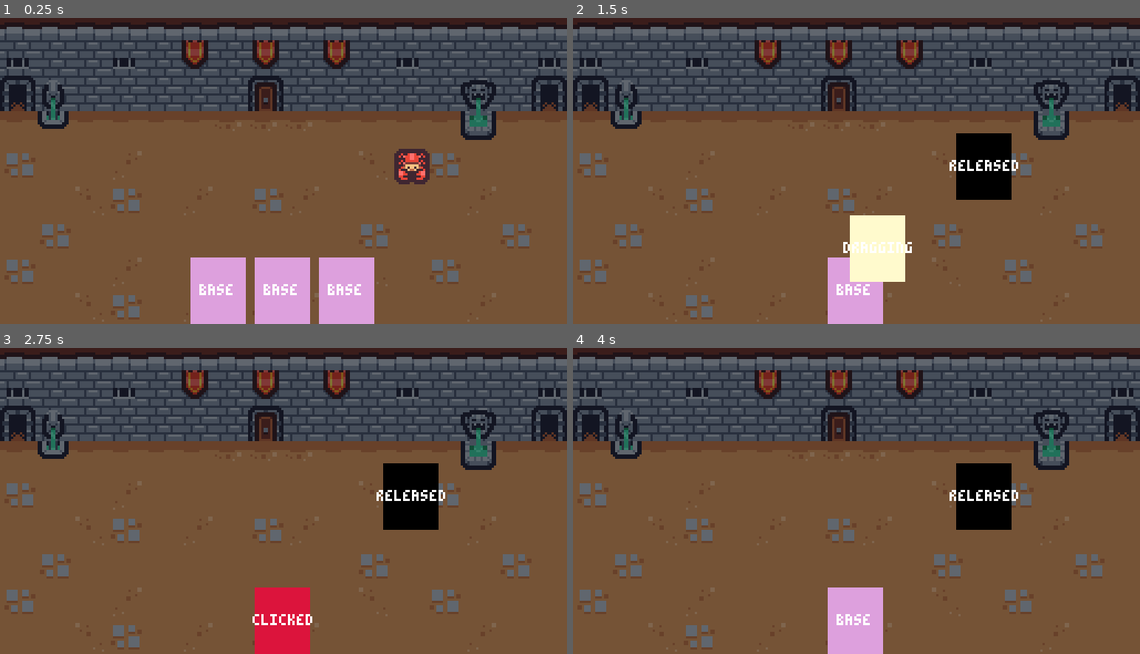
Above: before the commit, frames 1-4 (two rows, left to right).
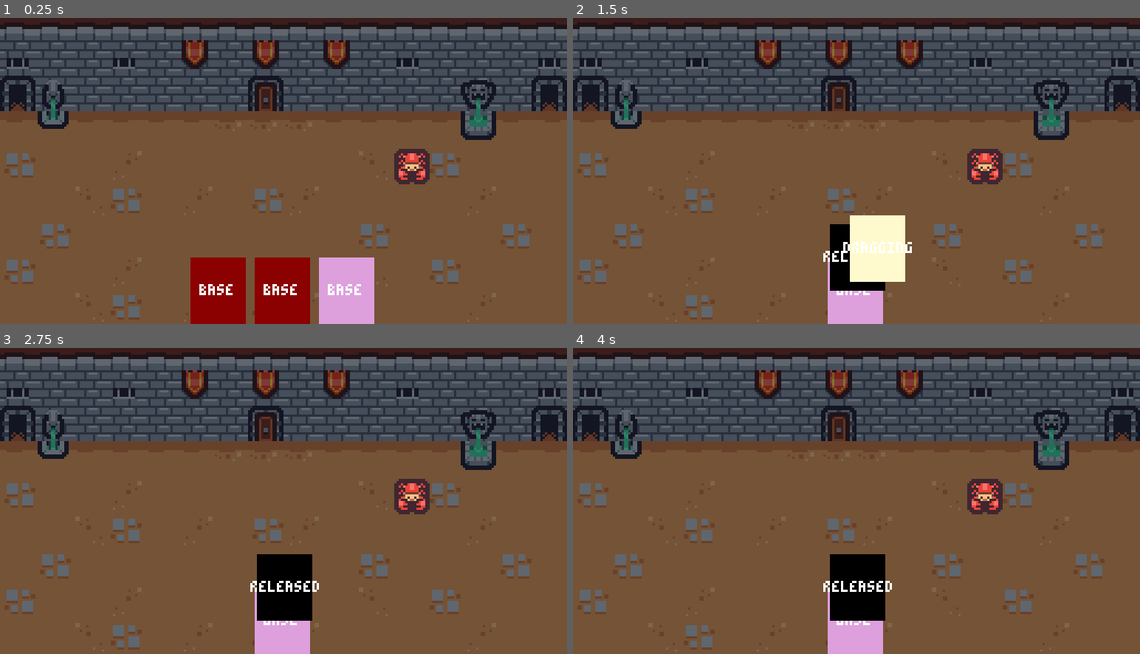
Above: after the commit, the same moments.

Repository: ghshenavar/godot-tutorial-follow
Game: Godot game, scene res://scenes/battle/battle.tscn
The game is run twice, just before and just after one commit, with the same random seed, the same clock (stepped at 60 frames per second) and the same inputs.
Inputs (mouse positions are in pixels of both pictures, inside the frame that each line leads up to):
- Up to frame 1 (0.25 s): no input
- Up to frame 2 (1.5 s): tap Enter at 0.5 s; drag from (788, 290) to (986, 167) at 0.52 s; drag from (822, 290) to (986, 167) at 1.27 s
- Up to frame 3 (2.75 s): move the mouse to (283, 620) at 2.02 s; press the mouse at (283, 620) at 2.03 s; right-click (283, 620) at 2.3 s
- Up to frame 4 (4 s): release the mouse at (856, 620) at 2.75 s; tap Space at 2.75 s; drag from (986, 497) to (856, 620) at 2.77 s; drag from (986, 497) to (884, 494) at 3.52 s

The runs differ from the first frame. In frame 1, 4.0% of the frame differs, in the area x 33-55%, y 78-100%; in frame 2, 3.1%; in frame 3, 5.4%, in the area x 44-79%, y 37-100%; in frame 4, 4.4%.

Commit message:
targetting 2.0

Diff:
--- a/custom_resources/card.gd
+++ b/custom_resources/card.gd
@@ -10,5 +10,5 @@
 @export var target: Target
 
 
-func _is_single_targeted() -> bool:
+func is_single_targeted() -> bool:
 	return target == Target.SINGLE_ENEMY
--- /dev/null
+++ b/global/event.gd
@@ -0,0 +1,5 @@
+extends Node
+
+# card aiming events
+signal card_aim_started(card_ui:CardUI)
+signal card_aim_ended(card_ui: CardUI)
--- a/project.godot
+++ b/project.godot
@@ -14,6 +14,10 @@
 run/main_scene="uid://oxm215ofr85v"
 config/features=PackedStringArray("4.6", "Mobile")
 config/icon="uid://bxhn6s26o2827"
+
+[autoload]
+
+Event="*uid://cow0t2k0wdfbs"
 
 [display]
 
--- a/scenes/battle/battle.tscn
+++ b/scenes/battle/battle.tscn
@@ -4,6 +4,7 @@
 [ext_resource type="PackedScene" uid="uid://fqhsoiu6cwev" path="res://scenes/card_ui/card_ui.tscn" id="2_ffvsa"]
 [ext_resource type="Texture2D" uid="uid://1u3b3hwqd8yh" path="res://art/tile_0110.png" id="2_fh7rg"]
 [ext_resource type="Script" uid="uid://bfvdp02i1fhwk" path="res://scripts/hand.gd" id="2_xd4uy"]
+[ext_resource type="PackedScene" uid="uid://ci05ee4rhusol" path="res://scenes/card_target_selector/card_target_selector.tscn" id="3_pll4o"]
 [ext_resource type="Resource" uid="uid://blcpudguq2dc4" path="res://characters/warrior/cards/warrior_axe_attack.tres" id="4_h0kxc"]
 [ext_resource type="Resource" uid="uid://dvuheew1axla8" path="res://characters/warrior/cards/warrior_block.tres" id="5_fh7rg"]
 
@@ -38,6 +39,8 @@
 position = Vector2(128, 50)
 shape = SubResource("RectangleShape2D_7gynk")
 
+[node name="CardTargetSelector" parent="." unique_id=433061127 instance=ExtResource("3_pll4o")]
+
 [node name="BattleUI" type="CanvasLayer" parent="." unique_id=2115483702 groups=["ui_layer"]]
 
 [node name="Hand" type="HBoxContainer" parent="BattleUI" unique_id=1768932107]
--- a/scenes/card_target_selector/card_arc.tscn
+++ b/scenes/card_target_selector/card_arc.tscn
@@ -1,8 +1,8 @@
 [gd_scene format=3 uid="uid://chqk8ilp70477"]
 
 [sub_resource type="Curve" id="Curve_j42f0"]
-_limits = [0.09294367, 1.0, 0.0, 1.0]
-_data = [Vector2(0.25679013, 0.09294367), 0.0, 0.0, 0, 0, Vector2(0.8197531, 0.8322802), 0.0, 0.0, 0, 0, Vector2(0.9654321, 0.29831493), 0.0, 0.0, 0, 0]
+_limits = [0.2, 1.0, 0.2, 1.0]
+_data = [Vector2(0.28703704, 0.2269243), 0.0, 0.0, 0, 0, Vector2(0.9555555, 0.98630863), 0.0, 0.0, 0, 0, Vector2(0.9654321, 0.29831493), 0.0, 0.0, 0, 0]
 point_count = 3
 
 [node name="CardArc" type="Line2D" unique_id=881954553]
--- /dev/null
+++ b/scenes/card_target_selector/card_target_selector.gd
@@ -0,0 +1,68 @@
+extends Node2D
+
+# sample points between card and enemy
+const ARC_POINTS := 8
+
+@onready var card_arc: Line2D = $CanvasLayer/CardArc
+@onready var area_2d: Area2D = $Area2D
+
+var current_card : CardUI
+var targeting := false
+
+func _ready() -> void:
+	Event.card_aim_started.connect(_on_card_aim_started)
+	Event.card_aim_ended.connect(_on_card_aim_ended)
+
+func _process(_delta: float) -> void:
+	if not targeting:
+		return
+
+	area_2d.position = get_local_mouse_position()
+	card_arc.points = _get_points()
+
+func _get_points() -> Array:
+	var points := []
+	var start := current_card.global_position
+	start.x += (current_card.size.x / 2)
+	var target := get_local_mouse_position()
+	var distance := (target - start)
+	for i in range(ARC_POINTS):
+		var t := (1.0 / ARC_POINTS) * i
+		var x := start.x + (distance.x / ARC_POINTS) * i
+		var y := start.y + ease_out_cubic(t) * distance.y
+		points.append(Vector2(x, y))
+
+	points.append(target)
+
+	return points
+
+func ease_out_cubic(number: float) -> float:
+	return 1.0 - pow(1.0 - number, 3.0)
+
+func _on_card_aim_started(card: CardUI) -> void:
+	if not card.card.is_single_targeted():
+		return
+
+	targeting = true
+	area_2d.monitorable = true
+	area_2d.monitoring = true
+	current_card = card
+
+func _on_card_aim_ended(card: CardUI) -> void:
+	targeting = false
+	card_arc.clear_points()
+	area_2d.position = Vector2.ZERO
+	area_2d.monitorable = false
+	area_2d.monitoring = false
+	current_card = null
+
+func _on_area_2d_area_entered(area:Area2D) -> void:
+	if not current_card or not targeting:
+		return
+	if not current_card.targets.has(area):
+		current_card.targets.append(area)
+
+func _on_area_2d_area_exited(area:Area2D) -> void:
+	if not current_card or not targeting:
+		return
+	current_card.targets.erase(area)
--- a/scenes/card_target_selector/card_target_selector.tscn
+++ b/scenes/card_target_selector/card_target_selector.tscn
@@ -1,9 +1,13 @@
 [gd_scene format=3 uid="uid://ci05ee4rhusol"]
+
+[ext_resource type="PackedScene" uid="uid://chqk8ilp70477" path="res://scenes/card_target_selector/card_arc.tscn" id="1_dnal8"]
+[ext_resource type="Script" uid="uid://dyhpqaot8vwe7" path="res://scenes/card_target_selector/card_target_selector.gd" id="1_s6vcj"]
 
 [sub_resource type="RectangleShape2D" id="RectangleShape2D_2m1is"]
 size = Vector2(4, 4)
 
 [node name="CardTargetSelector" type="Node2D" unique_id=433061127]
+script = ExtResource("1_s6vcj")
 
 [node name="Area2D" type="Area2D" parent="." unique_id=1453260415]
 collision_mask = 4
@@ -15,3 +19,8 @@
 
 [node name="CanvasLayer" type="CanvasLayer" parent="." unique_id=1231367308]
 layer = 2
+
+[node name="CardArc" parent="CanvasLayer" unique_id=881954553 instance=ExtResource("1_dnal8")]
+
+[connection signal="area_entered" from="Area2D" to="." method="_on_area_2d_area_entered"]
+[connection signal="area_exited" from="Area2D" to="." method="_on_area_2d_area_exited"]
--- a/scenes/card_ui/card_ui.tscn
+++ b/scenes/card_ui/card_ui.tscn
@@ -7,6 +7,7 @@
 [ext_resource type="Script" uid="uid://dy6hxtv6cq0hx" path="res://scripts/card_states/card_clicked_state.gd" id="5_orrkt"]
 [ext_resource type="Script" uid="uid://d1ti7q344puxa" path="res://scripts/card_states/card_dragging_state.gd" id="6_yxx8x"]
 [ext_resource type="Script" uid="uid://7k1dqcwvjdvc" path="res://scripts/card_states/card_released_state.gd" id="7_ci03s"]
+[ext_resource type="Script" uid="uid://v3canvuy1b3f" path="res://scripts/card_states/card_aiming_state.gd" id="7_yxx8x"]
 
 [sub_resource type="RectangleShape2D" id="RectangleShape2D_gy3gl"]
 size = Vector2(25, 30)
@@ -68,6 +69,10 @@
 script = ExtResource("6_yxx8x")
 state = 2
 
+[node name="CardAimingState" type="Node" parent="CardStateMachine" unique_id=1989194528]
+script = ExtResource("7_yxx8x")
+state = 3
+
 [node name="CardReleasedState" type="Node" parent="CardStateMachine" unique_id=1582878109]
 script = ExtResource("7_ci03s")
 state = 4
--- /dev/null
+++ b/scripts/card_states/card_aiming_state.gd
@@ -0,0 +1,28 @@
+extends CardState
+
+const MOUSE_YSNAPBACK_THRESHOLD := 138
+
+func enter() -> void:
+	card_ui.color.color = Color.GREEN_YELLOW
+	card_ui.state.text = "AIMING"
+	# we don't care if we are in the drop area or not
+	card_ui.targets.clear()
+	var offset := Vector2(card_ui.parent.size.x / 2, -card_ui.size.y / 2)
+	offset.x -= card_ui.size.x / 2
+	card_ui.animate_to_position(card_ui.parent.global_position + offset, 0.2)
+	card_ui.drop_point_detector.monitoring = false
+	Event.card_aim_started.emit(card_ui)
+
+
+func exit() -> void:
+	Event.card_aim_ended.emit(card_ui)
+
+func on_input(event:InputEvent) -> void:
+	var mouse_motion := event is InputEventMouseMotion
+	var mouse_at_bottom := card_ui.get_global_mouse_position().y > MOUSE_YSNAPBACK_THRESHOLD
+
+	if (mouse_motion and mouse_at_bottom) or event.is_action_pressed("right_mouse"):
+		transition_requested.emit(self, CardState.State.BASE)
+	elif event.is_action_pressed("left_mouse") or event.is_action_released("left_mouse"):
+		get_viewport().set_input_as_handled()
+		transition_requested.emit(self, CardState.State.RELEASED)
--- a/scripts/card_states/card_base_state.gd
+++ b/scripts/card_states/card_base_state.gd
@@ -6,9 +6,15 @@
 	if not card_ui.is_node_ready():
 		await card_ui.ready
 
+	if card_ui.tween and card_ui.tween.is_running():
+		card_ui.tween.kill()
+
 	# in case we entered here by a move getting canceled
 	card_ui.reparent_requested.emit(card_ui)
-	card_ui.color.color = Color.PLUM
+	if card_ui.card.is_single_targeted():
+		card_ui.color.color = Color.DARK_RED
+	else:
+		card_ui.color.color = Color.PLUM
 	card_ui.state.text = "BASE"
 	card_ui.pivot_offset = Vector2.ZERO
 
--- a/scripts/card_states/card_dragging_state.gd
+++ b/scripts/card_states/card_dragging_state.gd
@@ -20,10 +20,14 @@
 
 
 func on_input(event:InputEvent) -> void:
+	var single_targeted := card_ui.card.is_single_targeted()
 	var mouse_motion := event is InputEventMouseMotion
 	var cancel = event.is_action_pressed("right_mouse")
 	var confirm = event.is_action_released("left_mouse") or event.is_action_pressed("left_mouse")
 
+	if single_targeted and mouse_motion and card_ui.targets.size() > 0:
+		transition_requested.emit(self, CardState.State.AIMING)
+		return
 	# follow the mouse around
 	if mouse_motion:
 		card_ui.global_position = card_ui.get_global_mouse_position() - card_ui.pivot_offset
--- a/scripts/card_ui.gd
+++ b/scripts/card_ui.gd
@@ -12,6 +12,9 @@
 # remember to cast so it will have the right type
 @onready var card_state_machine: CardStateMachine = $CardStateMachine as CardStateMachine
 @onready var targets: Array[Node] = []
+
+var parent: Control
+var tween: Tween
 
 func _ready() -> void:
 	card_state_machine.init(self)
@@ -28,6 +31,10 @@
 func _on_mouse_exited() -> void:
 	card_state_machine.on_mouse_exited()
 
+func animate_to_position(new_position: Vector2, duration: float) -> void:
+	tween = create_tween().set_trans(Tween.TRANS_CIRC).set_ease(Tween.EASE_OUT)
+	tween.tween_property(self, "global_position", new_position, duration)
+
 
 func _on_drop_point_detector_area_entered(area: Area2D) -> void:
 	if not targets.has(area):
--- a/scripts/hand.gd
+++ b/scripts/hand.gd
@@ -4,7 +4,9 @@
 func _ready() -> void:
 	for child in get_children():
 		var card_ui := child as CardUI
+		card_ui.parent = self
 		card_ui.reparent_requested.connect(_on_card_ui_reparent_requested)
+
 
 
 func _on_card_ui_reparent_requested(child: CardUI) -> void:
Not shown, added: global/event.gd.uid
Not shown, added: scenes/card_target_selector/card_target_selector.gd.uid
Not shown, added: scripts/card_states/card_aiming_state.gd.uid
